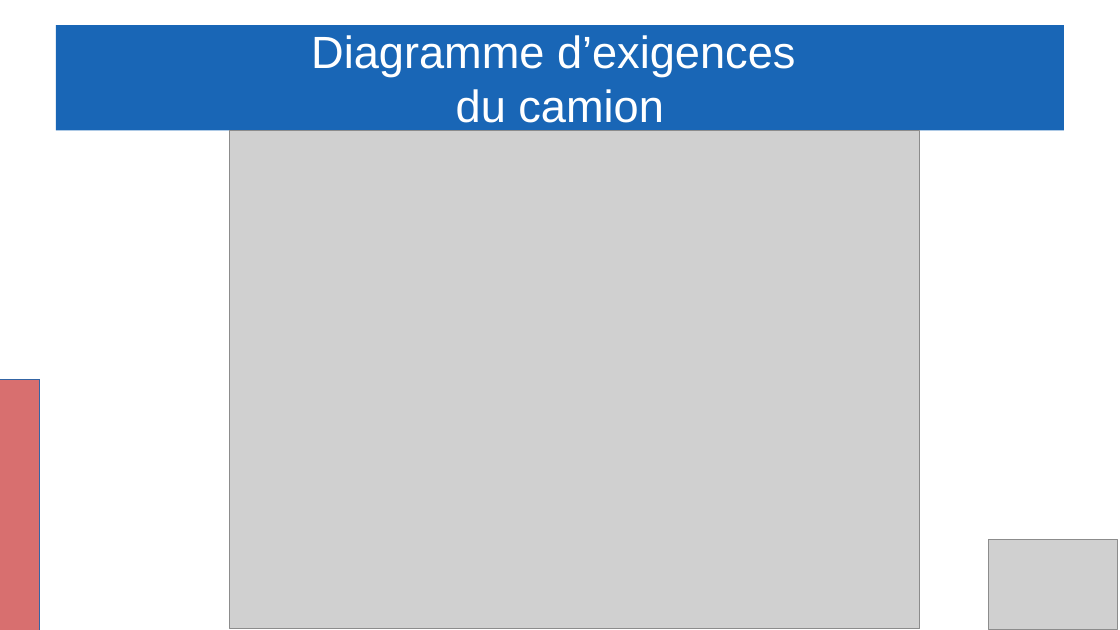
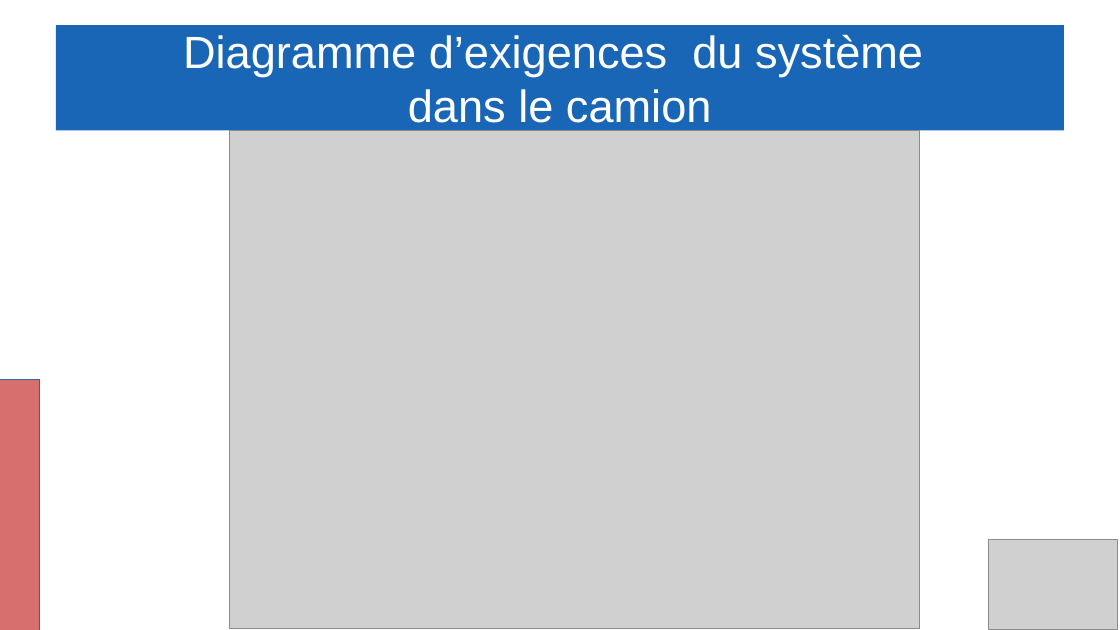
Before and after one commit to Gabin221/Tracking-BLE-documents, a slide deck: slide 12 of Revues/Revues2/Gabin/presentation_gabin.odp. Drawn at 1120x630 pixels with LibreOffice and Linux fonts; fonts in the diff are those of the drawing; grey boxes stand for pictures. Boxes give left, top, right and bottom in pixels: in the first picture for what was removed or moved away, otherwise in the second. Text is boxed around its words. In the diff, an @@ line names an element or a change of style, - is before the commit and + after.

```diff
--- a/Revues/Revues2/Gabin/presentation_gabin.odp
+++ b/Revues/Revues2/Gabin/presentation_gabin.odp
@@ title at (x1=183, y1=34, x2=923, y2=131): text changed @@
-Diagramme d’exigences
-du camion
+Diagramme d’exigences du système
+dans le camion
```
Also in this commit, not shown: 3 other slides changed, 1 other file.
